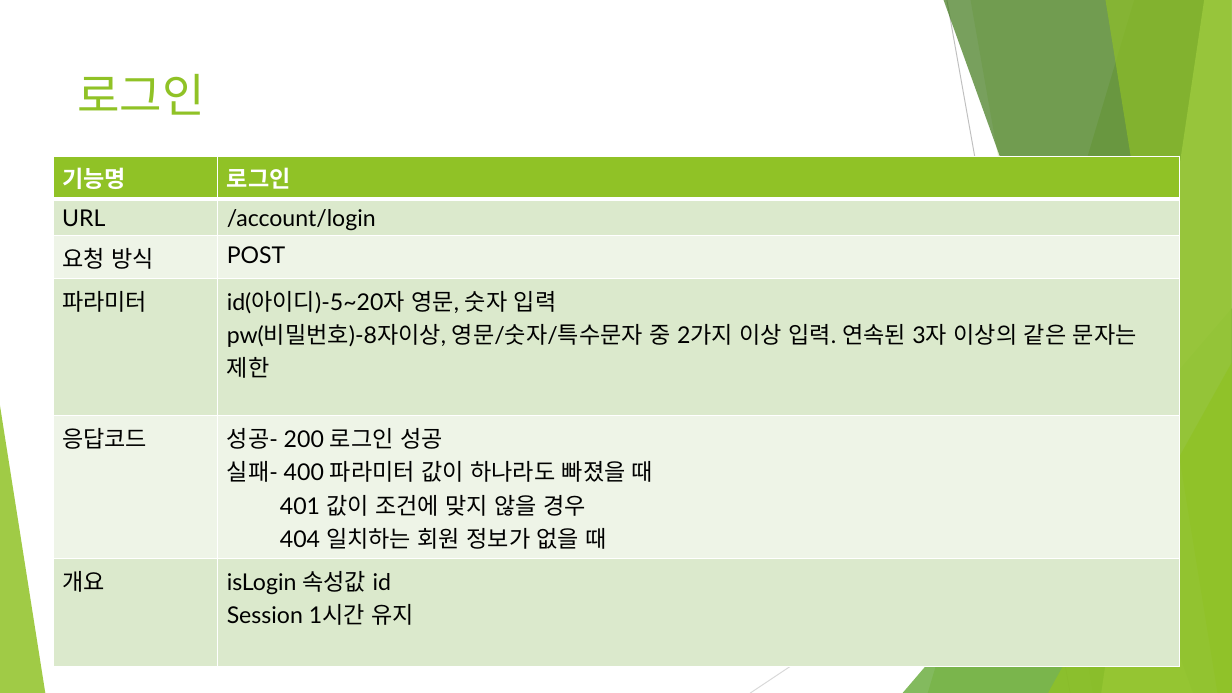
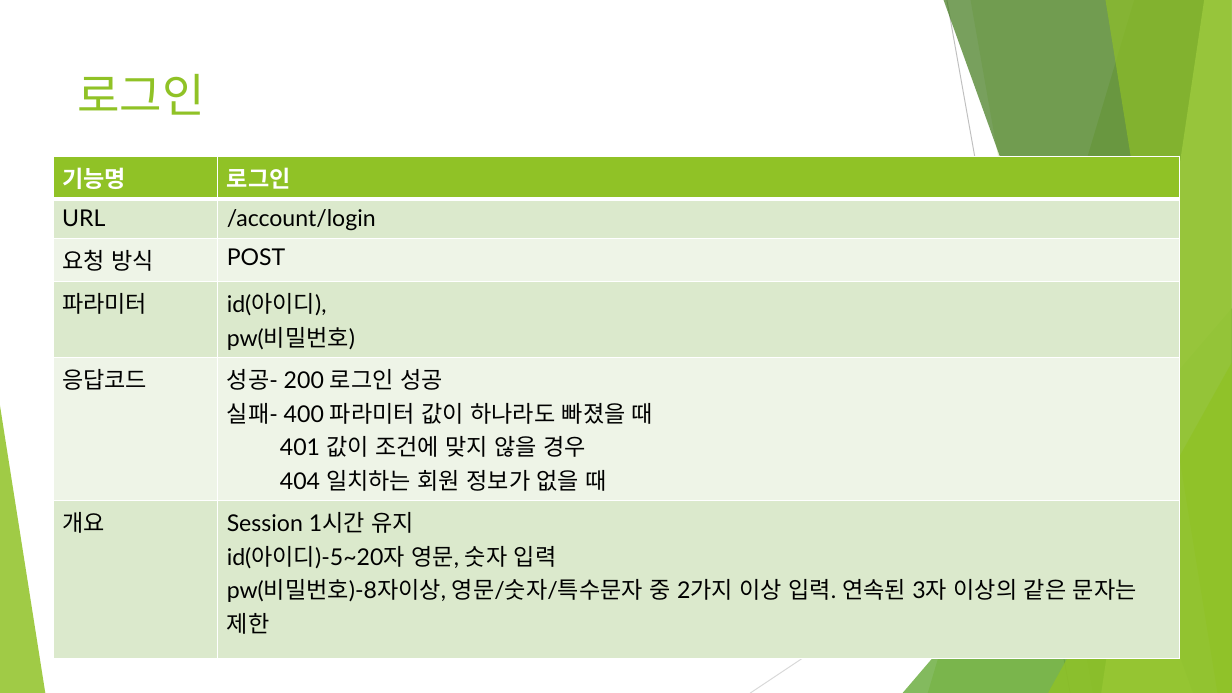
Before and after one commit to ridibooks-web/ridibooks, a slide deck: slide 7 of 리디북스 인터페이스.pptx (slide 5 before the commit). Drawn at 1232x693 pixels with LibreOffice and Linux fonts; fonts in the diff are those of the drawing. Boxes give left, top, right and bottom in pixels: in the first picture for what was removed or moved away, otherwise in the second. Text is boxed around its words. In the diff, an @@ line names an element or a change of style, - is before the commit and + after.

```diff
--- a/리디북스 인터페이스.pptx
+++ b/리디북스 인터페이스.pptx
@@ table at (x1=53, y1=156, x2=1180, y2=638) @@
-row 4, column 2: id(아이디)-5~20자 영문, 숫자 입력 / pw(비밀번호)-8자이상, 영문/숫자/특수문자 중 2가지 이상 입력. 연속된 3자 이상의 같은 문자는 제한
+row 4, column 2: id(아이디), / pw(비밀번호)
-row 6, column 2: isLogin 속성값 id / Session 1시간 유지
+row 6, column 2: Session 1시간 유지 / id(아이디)-5~20자 영문, 숫자 입력 / pw(비밀번호)-8자이상, 영문/숫자/특수문자 중 2가지 이상 입력. 연속된 3자 이상의 같은 문자는 제한
```
Also in this commit, not shown: 13 other slides changed, 4 slides added, 7 slides removed, 1 other file.
